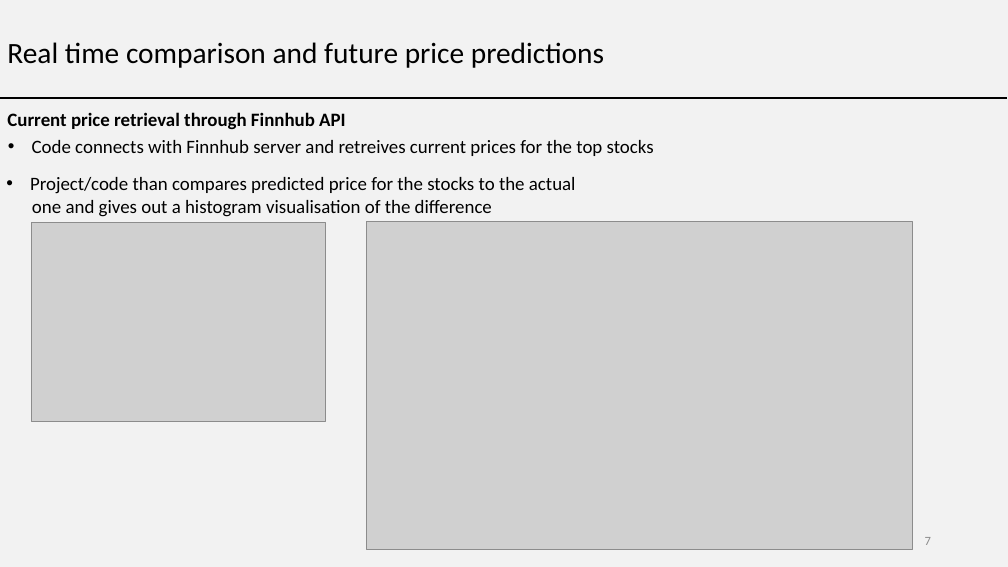
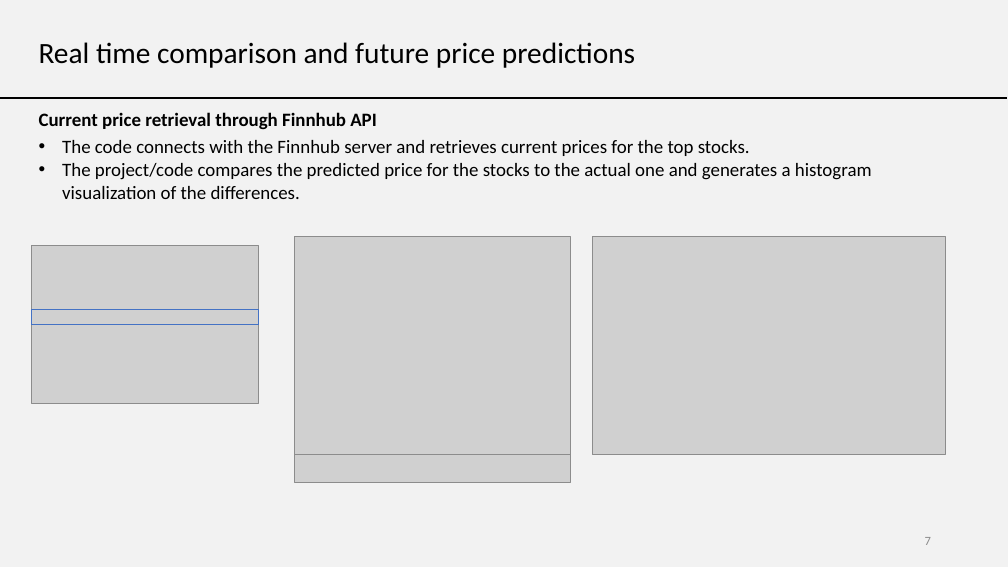
Before and after one commit to LevanGetia/Project-1, a slide deck: slide 7 of Project1 - stocks analysis PPT.pptx. Drawn at 1008x567 pixels with LibreOffice and Linux fonts; fonts in the diff are those of the drawing; grey boxes stand for pictures. Boxes give left, top, right and bottom in pixels: in the first picture for what was removed or moved away, otherwise in the second. Text is boxed around its words. In the diff, an @@ line names an element or a change of style, - is before the commit and + after.

```diff
--- a/Project1 - stocks analysis PPT.pptx
+++ b/Project1 - stocks analysis PPT.pptx
@@ text "Real time comparison and future ...": place and size @@
-text "Real time comparison and future ..." at <box>7,42,604,68</box>
+text "Real time comparison and future ..." at <box>39,42,635,68</box>
@@ text "Current price retrieval through Finnhub ...": place and size @@
-text "Current price retrieval through Finnhub ..." at <box>7,112,346,129</box>
+text "Current price retrieval through Finnhub ..." at <box>39,112,377,130</box>
@@ text at <box>62,140,872,199</box>: text changed @@
-• Code connects with Finnhub server and retreives current prices for the top stocks
+• The code connects with the Finnhub server and retrieves current prices for the top stocks.
+• The project/code compares the predicted price for the stocks to the actual one and generates a histogram visualization of the differences.
@@ text removed at <box>30,177,576,217</box> @@
-• Project/code than compares predicted price for the stocks to the actual
-one and gives out a histogram visualisation of the difference
@@ picture added at <box>295,237,570,455</box> @@
@@ picture removed at <box>367,222,913,549</box> @@
@@ picture added at <box>592,237,945,455</box> @@
@@ picture: place and size @@
-picture at <box>31,222,325,422</box>
+picture at <box>31,246,259,403</box>
@@ rectangle added at <box>31,309,259,324</box>, outline #4472C4 1 pt @@
@@ picture added at <box>295,455,570,482</box> @@
```
Also in this commit, not shown: 9 other slides changed, 1 other file.
